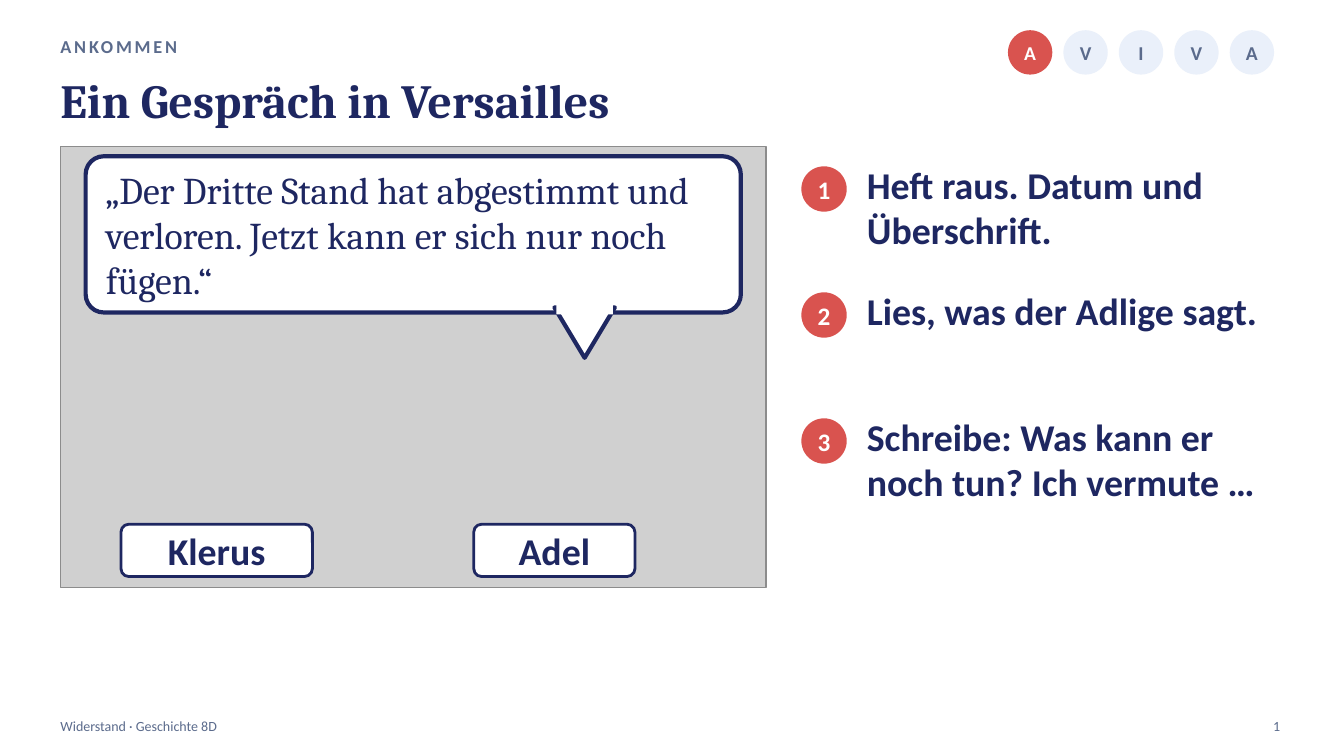
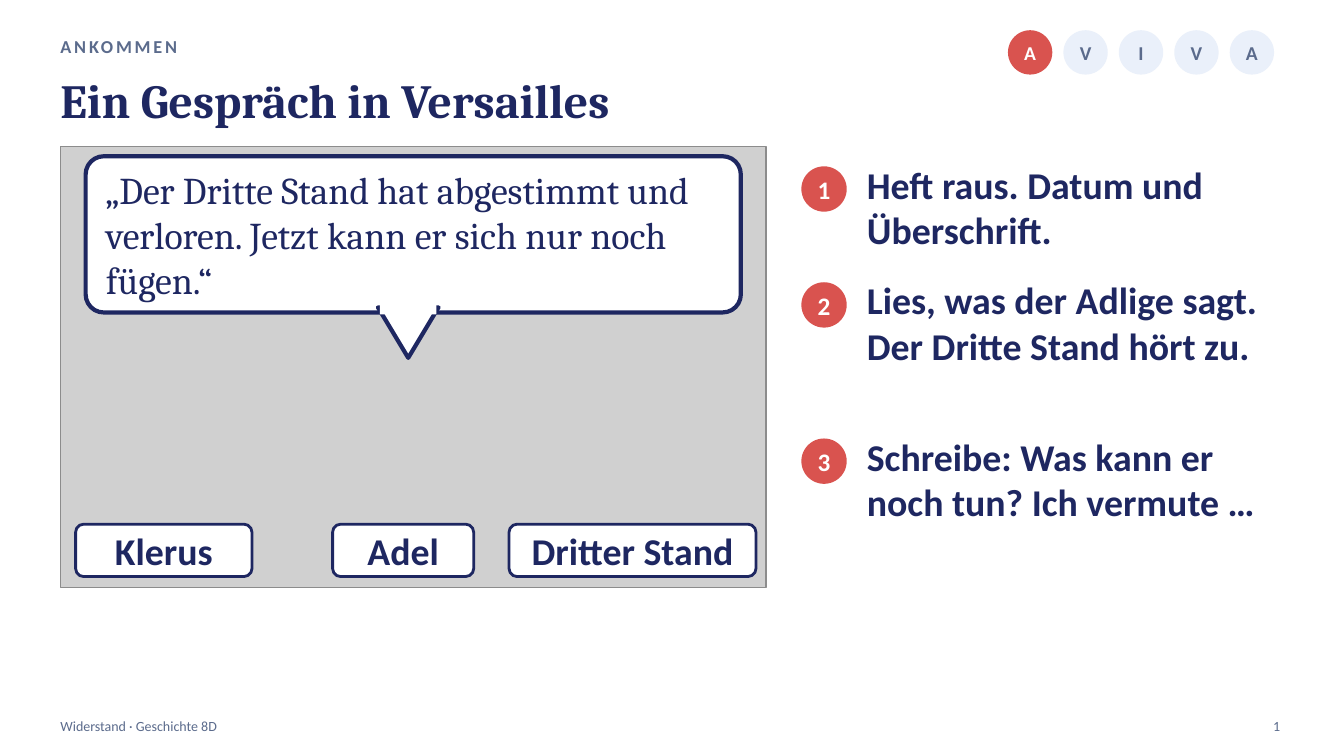
Before and after one commit to golzkonstantin-gif/Schule, a slide deck: slide 1 of Geschichte_8D/Stunde3_Widerstand/Praesentation_Stunde3_Widerstand_8D.pptx. Drawn at 1344x756 pixels with LibreOffice and Linux fonts; fonts in the diff are those of the drawing; grey boxes stand for pictures. Boxes give left, top, right and bottom in pixels: in the first picture for what was removed or moved away, otherwise in the second. Text is boxed around its words. In the diff, an @@ line names an element or a change of style, - is before the commit and + after.

```diff
--- a/Geschichte_8D/Stunde3_Widerstand/Praesentation_Stunde3_Widerstand_8D.pptx
+++ b/Geschichte_8D/Stunde3_Widerstand/Praesentation_Stunde3_Widerstand_8D.pptx
@@ text "2": place and size @@
-text "2" at (818,308,831,325)
+text "2" at (818,298,831,315)
@@ ellipse: place and size @@
-ellipse at (802,292,847,338)
+ellipse at (802,282,847,328)
@@ text at (867,287,1258,361): text changed @@
-Lies, was der Adlige sagt.
+Lies, was der Adlige sagt. Der Dritte Stand hört zu.
@@ triangle: place and size @@
-triangle at (555,308,615,358)
+triangle at (378,308,439,358)
@@ rectangle: place and size @@
-rectangle at (557,304,613,315)
+rectangle at (380,304,437,315)
@@ text "3": place and size @@
-text "3" at (818,434,831,451)
+text "3" at (818,454,831,471)
@@ ellipse: place and size @@
-ellipse at (802,418,847,464)
+ellipse at (802,439,847,484)
@@ text "Schreibe: Was kann er noch ...": place and size @@
-text "Schreibe: Was kann er noch ..." at (867,424,1219,497)
+text "Schreibe: Was kann er noch ..." at (867,444,1219,517)
@@ text "Klerus": place and size @@
-text "Klerus" at (168,538,266,566)
+text "Klerus" at (115,538,213,566)
@@ rounded rectangle: place and size @@
-rounded rectangle at (121,524,313,577)
+rounded rectangle at (76,524,252,577)
@@ text "Adel": place and size @@
-text "Adel" at (519,538,590,566)
+text "Adel" at (367,538,438,566)
@@ rounded rectangle: place and size @@
-rounded rectangle at (474,524,635,577)
+rounded rectangle at (333,524,474,577)
@@ rounded rectangle added at (509,524,756,577), fill #FFFFFF, outline #1E2761 2 pt @@
@@ text added at (532,538,734,566), 27 pt, text #1E2761, bold @@
+Dritter Stand
```
Also in this commit, not shown: 1 other slide changed, 12 other files.
